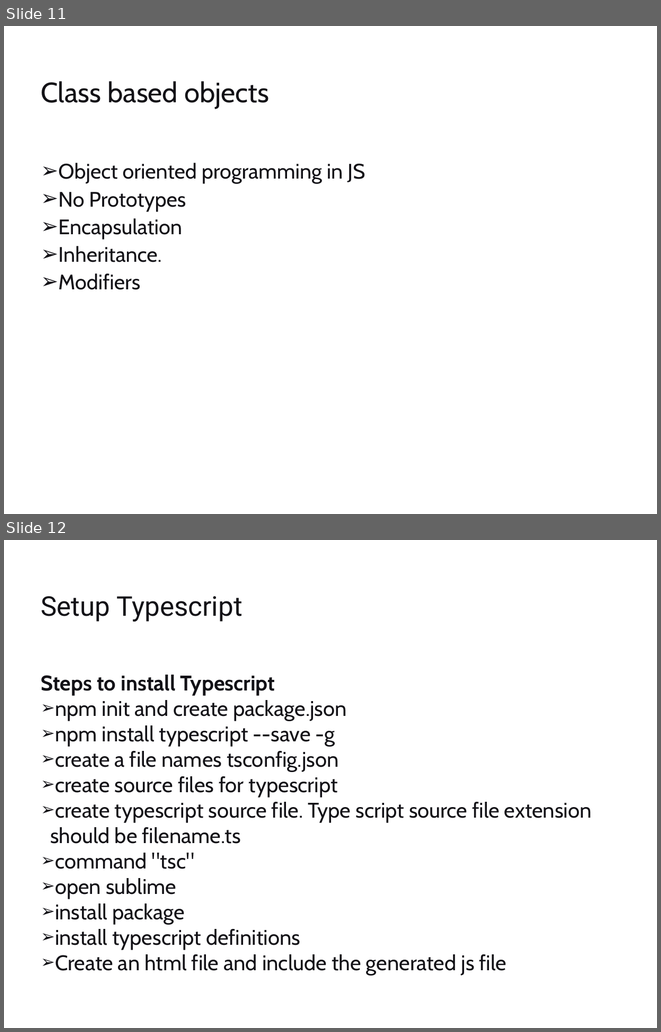
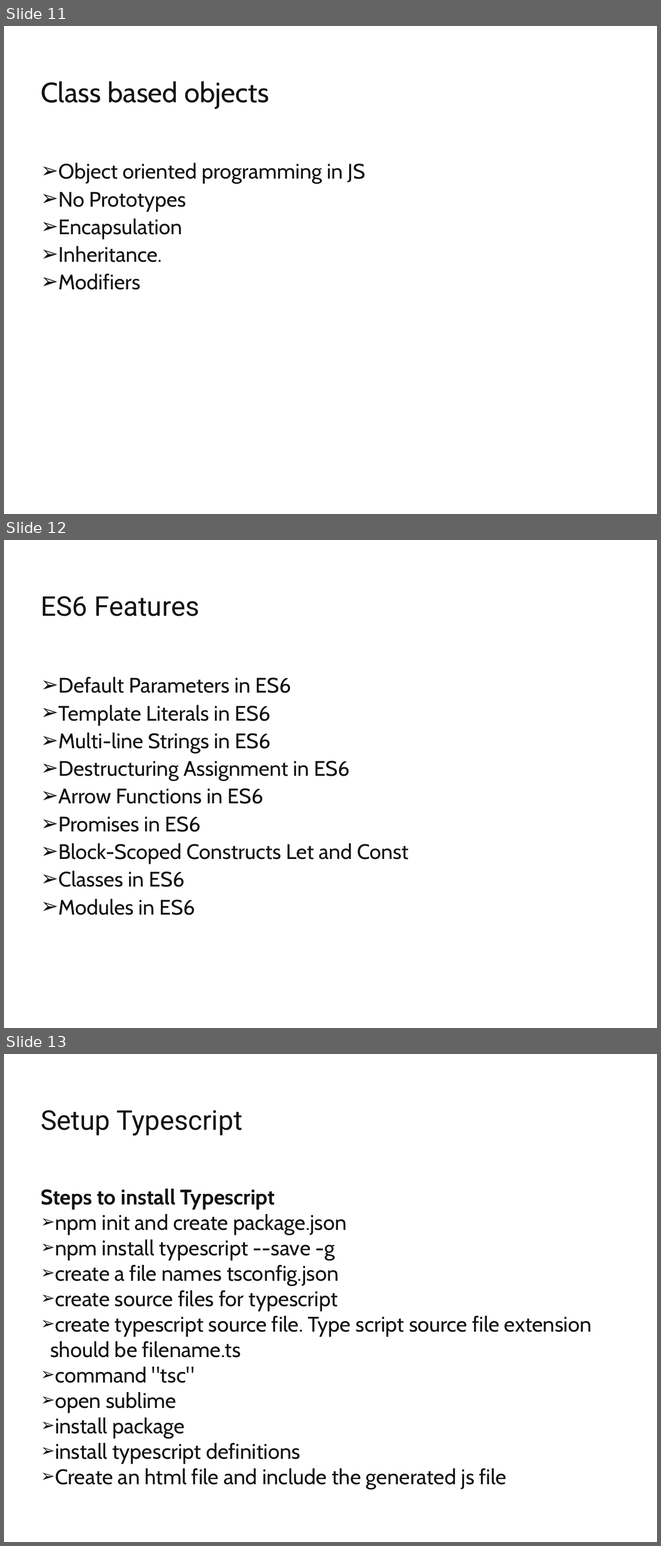
Before and after one commit to sintu-patel/typescript-excercise, a slide deck: docs/Type_script_SapientRazorfish.pptx. Shown one above the other, each under a label of ours: slides 11 and 12 before the commit, slides 11, 12 and 13 after it. The pictures are 661x1032 and 661x1546 pixels, drawn with LibreOffice and Linux fonts; fonts in the diff are those of the drawing. Boxes give left, top, right and bottom in pixels: in the first picture for what was removed or moved away, otherwise in the second. Text is boxed around its words. In the diff, an @@ line names an element or a change of style, - is before the commit and + after.

```diff
--- a/docs/Type_script_SapientRazorfish.pptx
+++ b/docs/Type_script_SapientRazorfish.pptx
@@ slide 12 added at box(4, 540, 657, 1028), background #FFFFFF @@
@@ title added at box(41, 596, 199, 616), 42.8 pt, text #121116 @@
+ES6 Features
@@ text added at box(58, 677, 409, 915), 33 pt, text #121116 @@
+➢ Default Parameters in ES6
+➢ Template Literals in ES6
+➢ Multi-line Strings in ES6
+➢ Destructuring Assignment in ES6
+➢ Arrow Functions in ES6
+➢ Promises in ES6
+➢ Block-Scoped Constructs Let and Const
+➢ Classes in ES6
+➢ Modules in ES6
@@ what was slide 12 is now slide 13 @@
```
Also in this commit, not shown: 1 slide changed, 1 other slide added, 1 slide removed, 8 other files.
